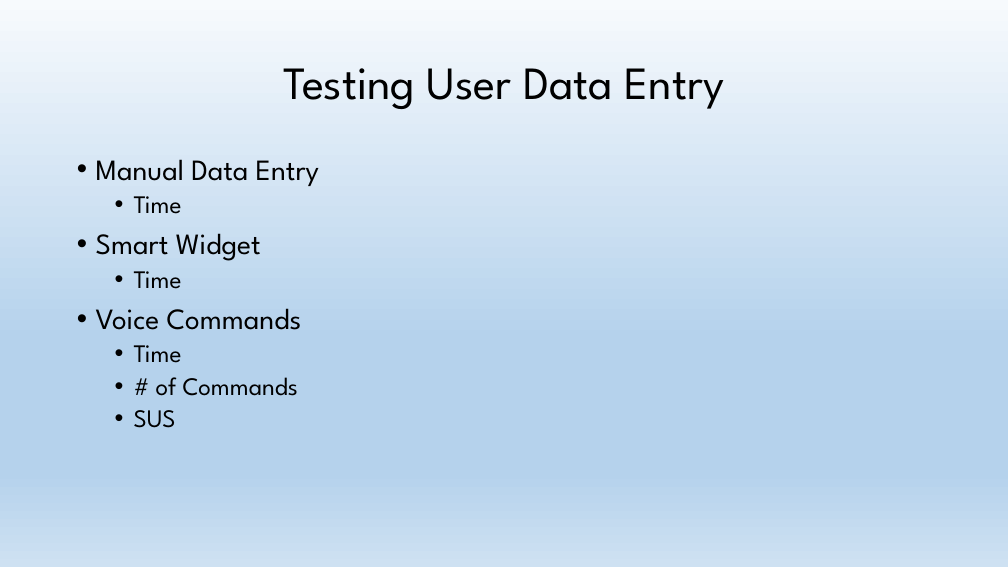
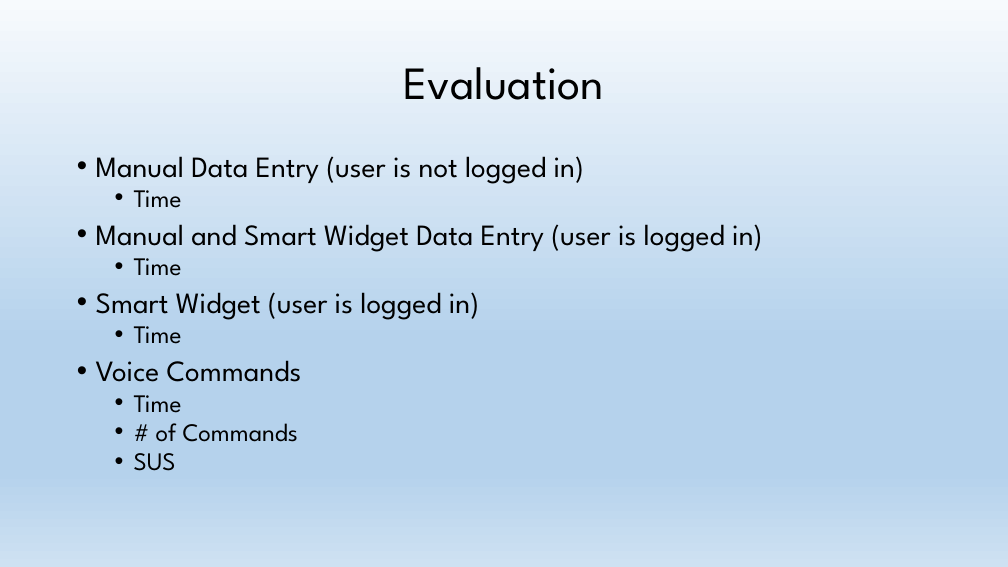
Before and after one commit to ShawnStrong/JustTwoMore, a slide deck: slide 6 of User Eval Report.pptx (slide 3 before the commit). Drawn at 1008x567 pixels with LibreOffice and Linux fonts; fonts in the diff are those of the drawing. Boxes give left, top, right and bottom in pixels: in the first picture for what was removed or moved away, otherwise in the second. Text is boxed around its words. In the diff, an @@ line names an element or a change of style, - is before the commit and + after.

```diff
--- a/User Eval Report.pptx
+++ b/User Eval Report.pptx
@@ title at (x1=404, y1=67, x2=605, y2=100): text changed @@
-Testing User Data Entry
+Evaluation
@@ text at (x1=96, y1=156, x2=584, y2=184): text changed @@
-• Manual Data Entry
+• Manual Data Entry (user is not logged in)
@@ text at (x1=96, y1=190, x2=302, y2=471): line spacing 0.9 to 0.8 @@
@@ text at (x1=96, y1=224, x2=762, y2=320): text changed @@
-• Smart Widget
+• Manual and Smart Widget Data Entry (user is logged in)
+  • Time
+• Smart Widget (user is logged in)
```
Also in this commit, not shown: 3 other slides changed, 4 slides added, 1 slide removed.
